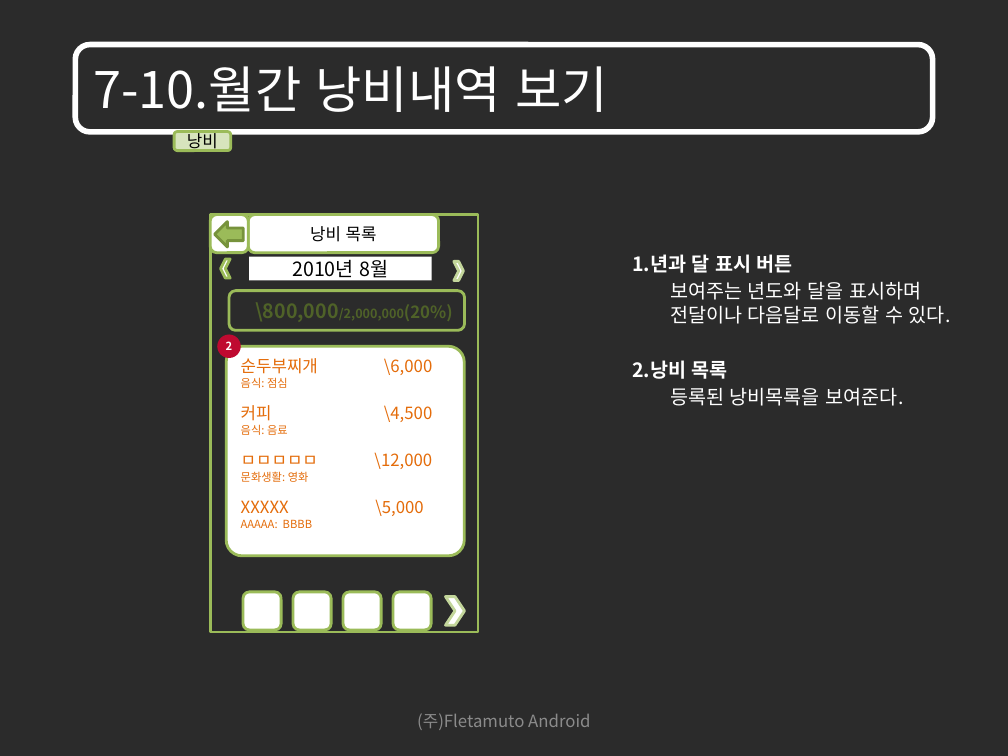
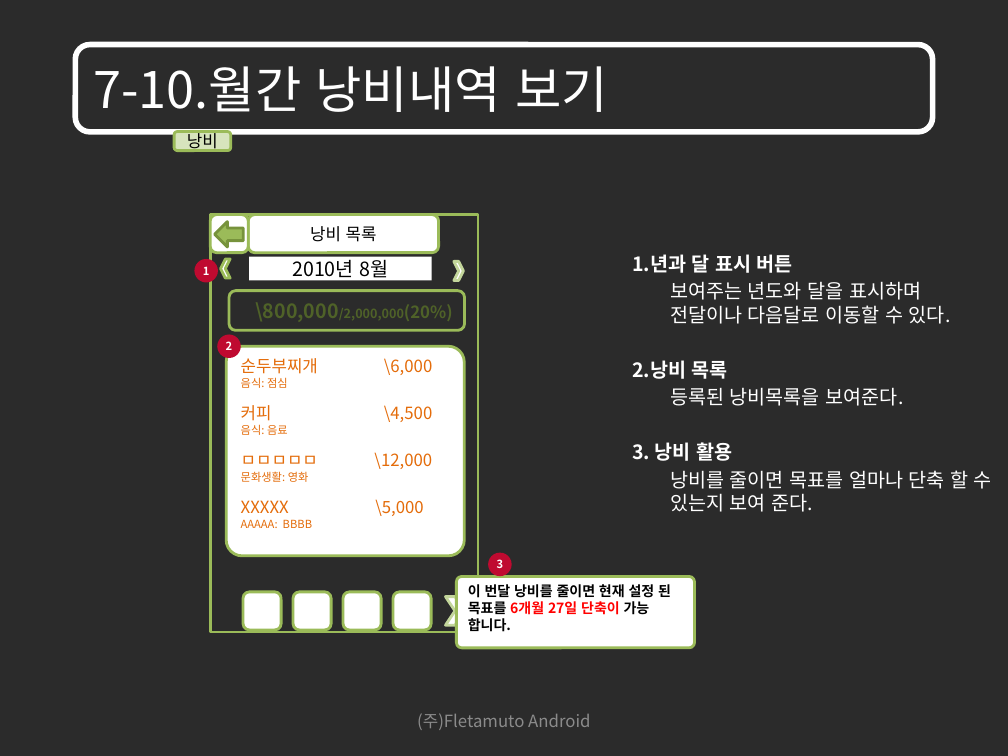
Before and after one commit to limjunghoon/fmfinance, a slide deck: slide 83 of trunk/DOC/GUI/GUI_Guide_For_Investment_Techniques_SW_101008_V1.2.pptx. Drawn at 1008x756 pixels with LibreOffice and Linux fonts; fonts in the diff are those of the drawing; background and template pictures are left out; a plain dark background stands for a picture behind light text. Boxes give left, top, right and bottom in pixels: in the first picture for what was removed or moved away, otherwise in the second. Text is boxed around its words. In the diff, an @@ line names an element or a change of style, - is before the commit and + after.

```diff
--- a/trunk/DOC/GUI/GUI_Guide_For_Investment_Techniques_SW_101008_V1.2.pptx
+++ b/trunk/DOC/GUI/GUI_Guide_For_Investment_Techniques_SW_101008_V1.2.pptx
@@ ellipse added at (195,259,218,282), fill #BF0A30, 8 pt, text #FFFFFF, bold @@
+1
@@ text at (632,442,992,512): paragraphs added @@
+3. 낭비 활용
+낭비를 줄이면 목표를 얼마나 단축 할 수 있는지 보여 준다.
@@ ellipse added at (488,552,511,576), fill #BF0A30, 8 pt, text #FFFFFF, bold @@
+3
@@ rounded rectangle added at (457,577,695,648), fill #FFFFFF, outline #9BBB59 2 pt, 10 pt, text #000000, bold @@
+이 번달 낭비를 줄이면 현재 설정 된 목표를 6개월 27일 단축이 가능 합니다.
```
Also in this commit, not shown: 7 other slides changed, 2 slides added.
